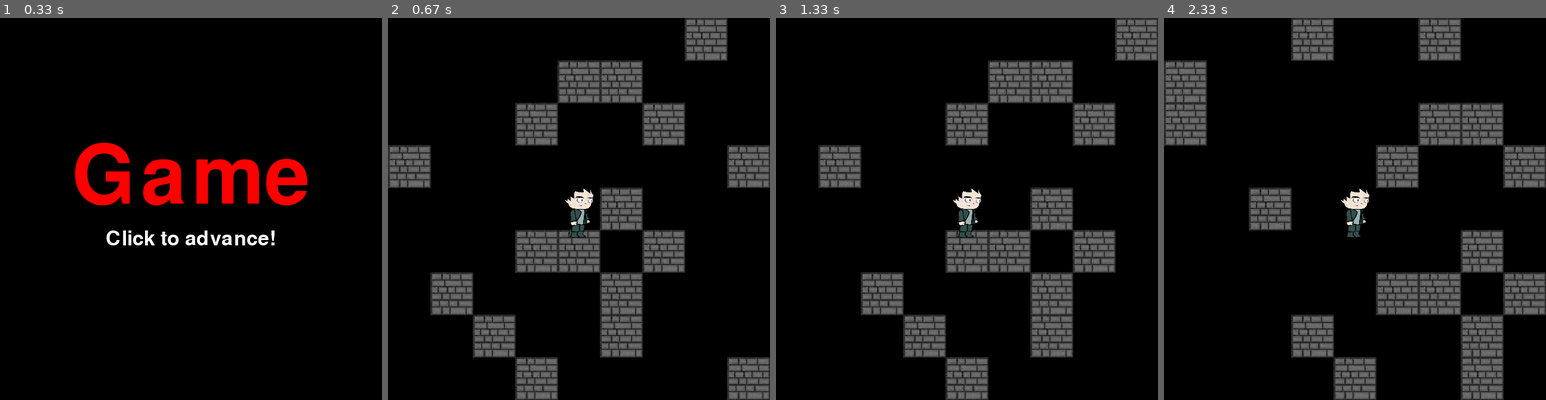
Above: before the commit, frames 1-4 (left to right).
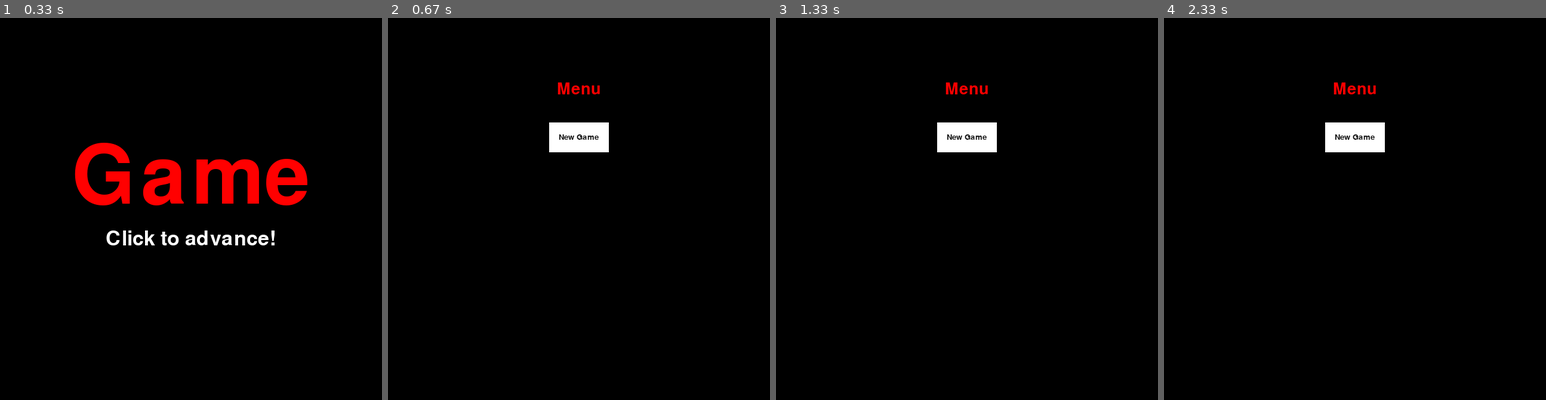
Above: after the commit, the same moments.

Repository: VagishVela/project-pygames
Game: pygame game, started from main.py
Same seed, same stepped clock (60 frames per second), same inputs: the game is played once before the commit and once after it.
Inputs (mouse positions are in pixels of both pictures, inside the frame that each line leads up to):
- Up to frame 1 (0.33 s): no input
- Up to frame 2 (0.67 s): click (579, 209) at 0.38 s
- Up to frame 3 (1.33 s): hold Left 0.67-1.2 s; move the mouse to (825, 170) at 0.7 s
- Up to frame 4 (2.33 s): hold Left 1.57-1.97 s; hold Up from 2 s (still down)

Frame 1 is identical in both runs. In frame 2, 23% of the frame differs, in the area x 0-100%, y 0-100%; in frame 3, 20%; in frame 4, 23%.

Commit message:
little visual tweaks

Diff:
--- a/game/views/menu.py
+++ b/game/views/menu.py
@@ -2,6 +2,7 @@
 
 from game.helper import Text, Button
 from views import View
+import importlib
 
 
 def fun(t):
@@ -14,9 +15,6 @@
     return _
 
 
-import importlib
-
-
 class Menu(View):
     """The Menu view"""
 
@@ -26,7 +24,7 @@
         self.buttons = [
             Button(
                 self.width / 2,
-                self.height / 2 + i * 60,
+                self.height / 2 - 120 + i * 60,
                 100,
                 50,
                 text=option["name"],
@@ -57,8 +55,8 @@
             "Menu",
             self.font,
             self.width / 2,
-            self.height / 2 - 50,
-            200,
+            self.height / 2 - 200,
+            40,
             "red",
         ).blit_into(self.screen)
 
